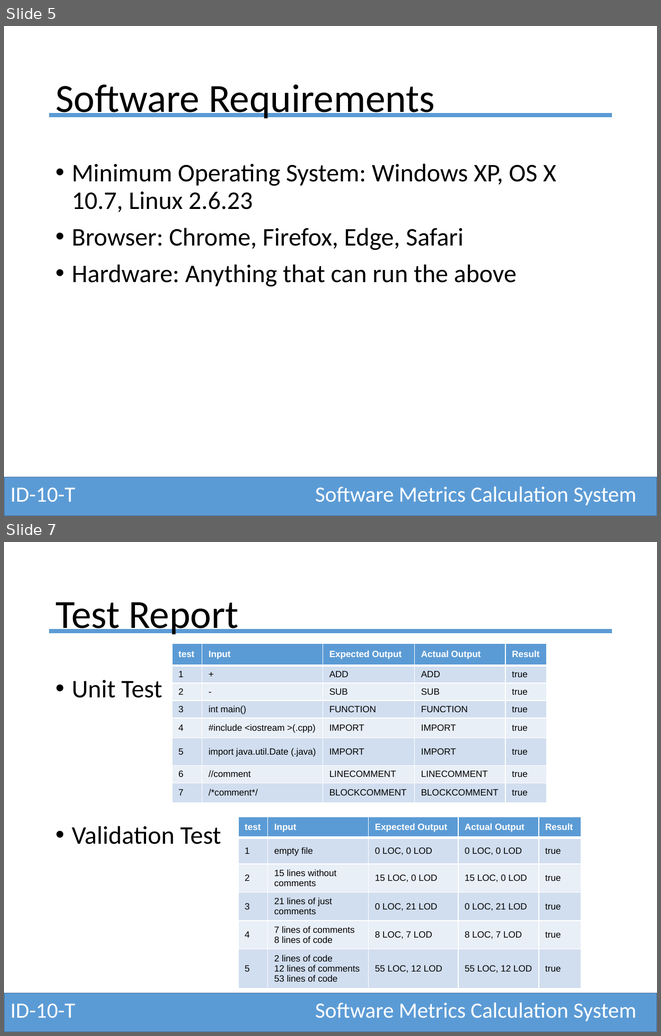
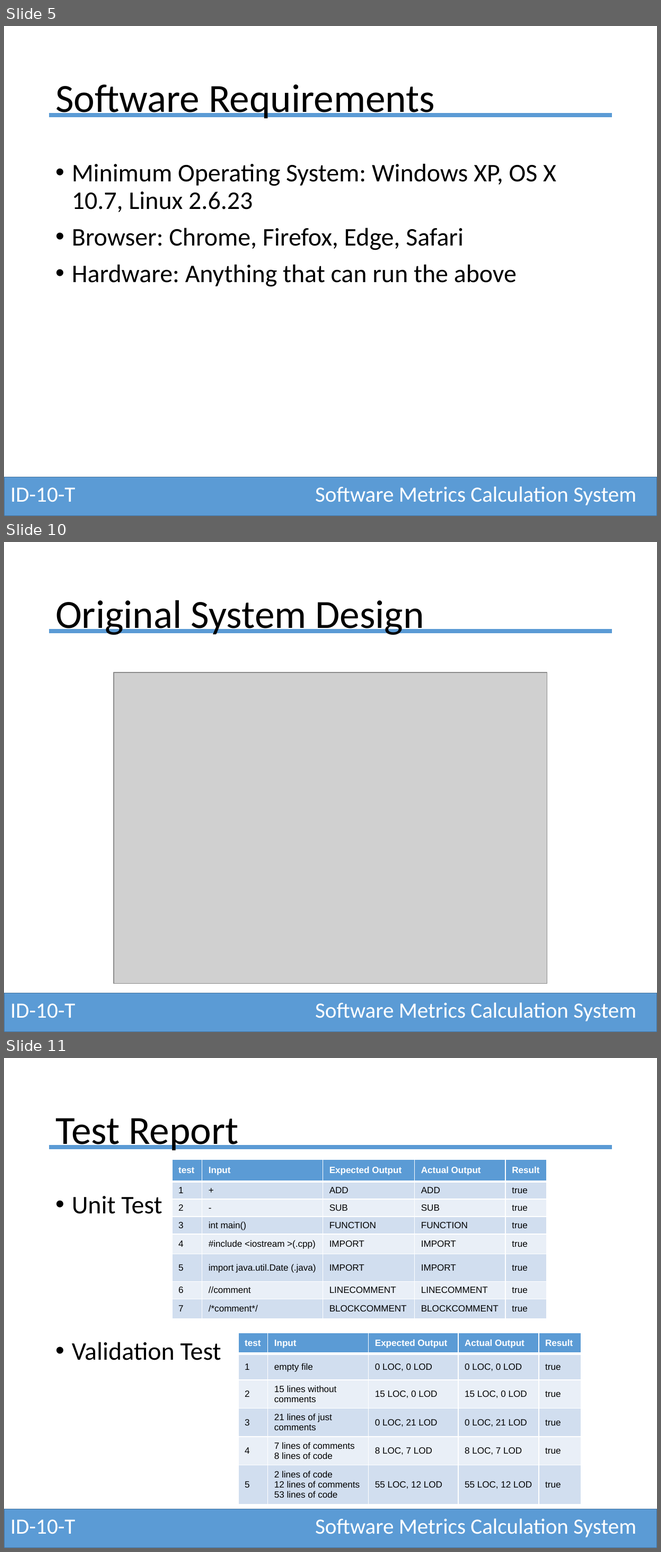
Before and after one commit to csos95/CMPS-4113-Spring-2017, a slide deck: software-engineering-final.pptx. Shown one above the other, each under a label of ours: slides 5 and 7 before the commit, slides 5, 10 and 11 after it; the slides between them are not shown. The pictures are 661x1036 and 661x1552 pixels, drawn with LibreOffice and Linux fonts; fonts in the diff are those of the drawing; grey boxes stand for pictures. Boxes give left, top, right and bottom in pixels: in the first picture for what was removed or moved away, otherwise in the second. Text is boxed around its words. In the diff, an @@ line names an element or a change of style, - is before the commit and + after.

Commit message:
Add to system design section

```diff
--- a/software-engineering-final.pptx
+++ b/software-engineering-final.pptx
@@ slide 10 added at box(4, 542, 657, 1032), background #FFFFFF; not listed: 2 template elements that a slide beside it also shows @@
@@ title added at box(55, 600, 424, 635), 44 pt, text #000000 @@
+Original System Design
@@ picture added at box(114, 672, 547, 983) @@
@@ text added at box(315, 1002, 636, 1021), 24 pt, text #FFFFFF @@
+Software Metrics Calculation System
@@ text added at box(10, 1003, 75, 1018), 24 pt, text #FFFFFF @@
+ID-10-T
@@ what was slide 7 is now slide 11 @@
```
Also in this commit, not shown: 1 slide changed, 3 other slides added.
